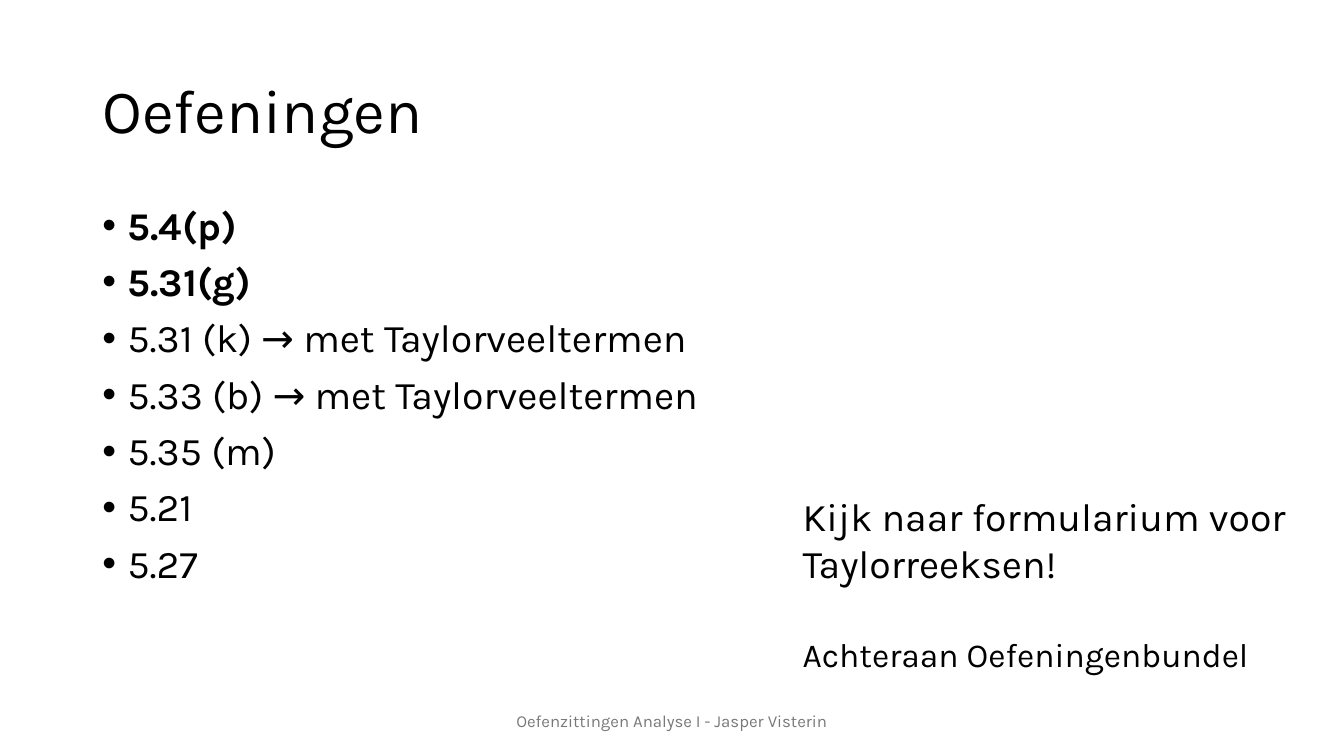
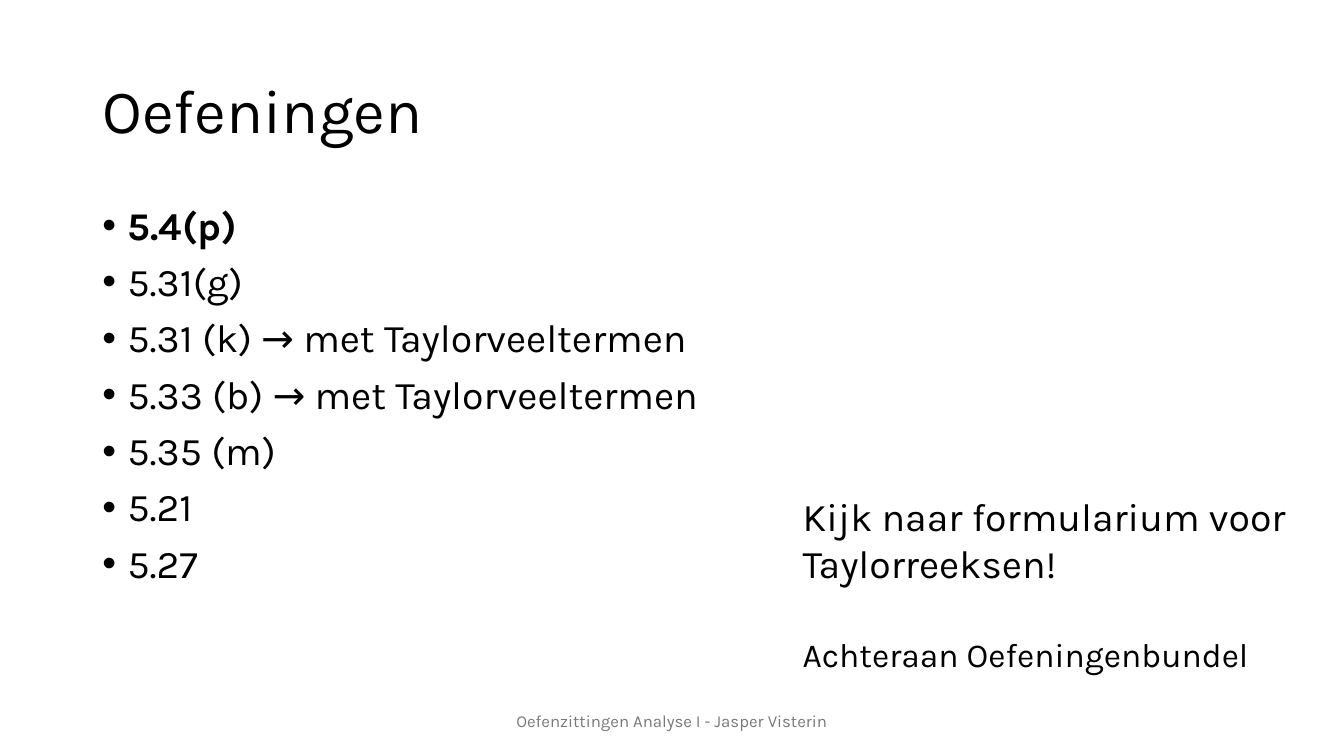
Before and after one commit to JasperVisterin/JasperVisterin.github.io, a slide deck: slide 15 of files/Oefenzitting 4.pptx (slide 14 before the commit). Drawn at 1344x756 pixels with LibreOffice and Linux fonts; fonts in the diff are those of the drawing. Boxes give left, top, right and bottom in pixels: in the first picture for what was removed or moved away, otherwise in the second. Text is boxed around its words. In the diff, an @@ line names an element or a change of style, - is before the commit and + after.

```diff
--- a/files/Oefenzitting 4.pptx
+++ b/files/Oefenzitting 4.pptx
@@ text at bbox=[128, 267, 243, 306]: bold off in "5.31(g)" @@
```
Also in this commit, not shown: 2 other slides changed, 3 slides added, 1 other file.
